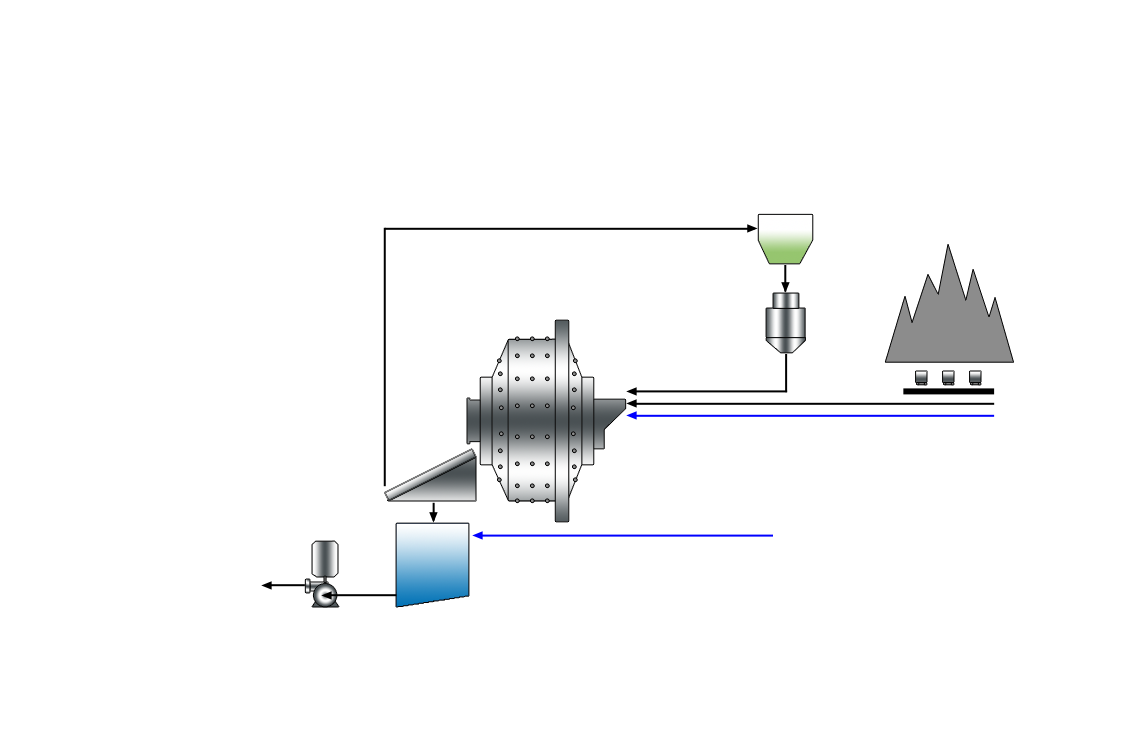
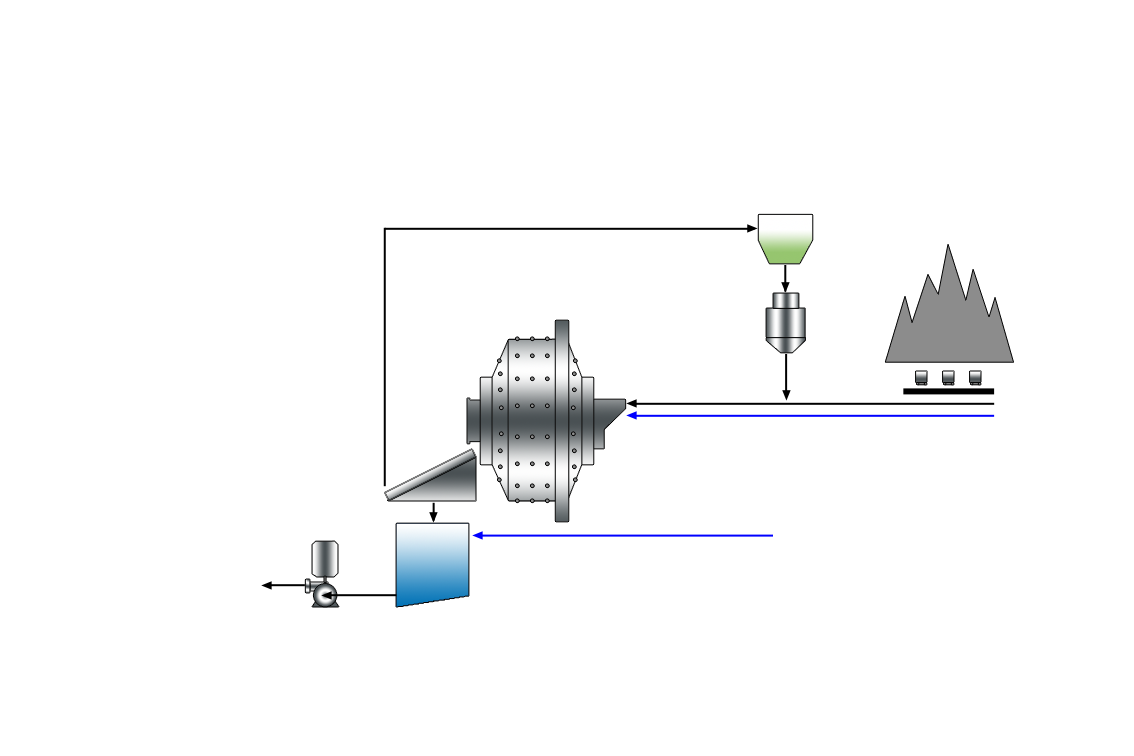
Two versions of the same layered image (1134x756). Layer-by-layer changes:
painted on "Shape 42 copy 3" over [626, 387, 791, 401]
removed layer "Shape 36" from group "线" over [630, 390, 788, 393]
showed "Layer 1" over [626, 387, 791, 401]
